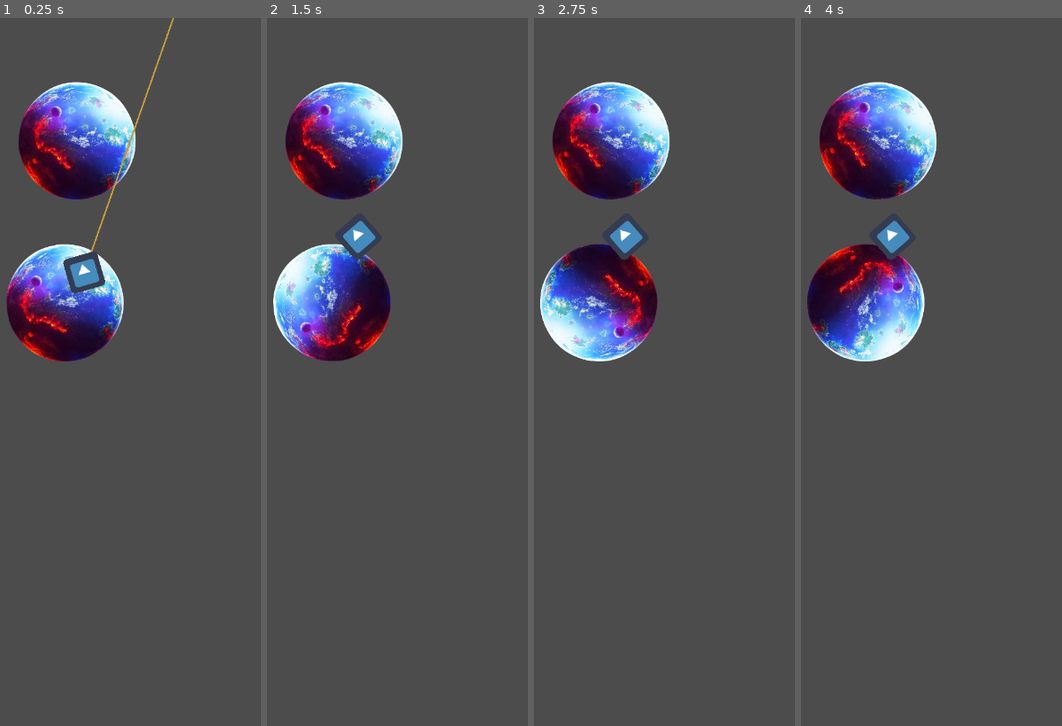
Above: before the commit, frames 1-4 (left to right).
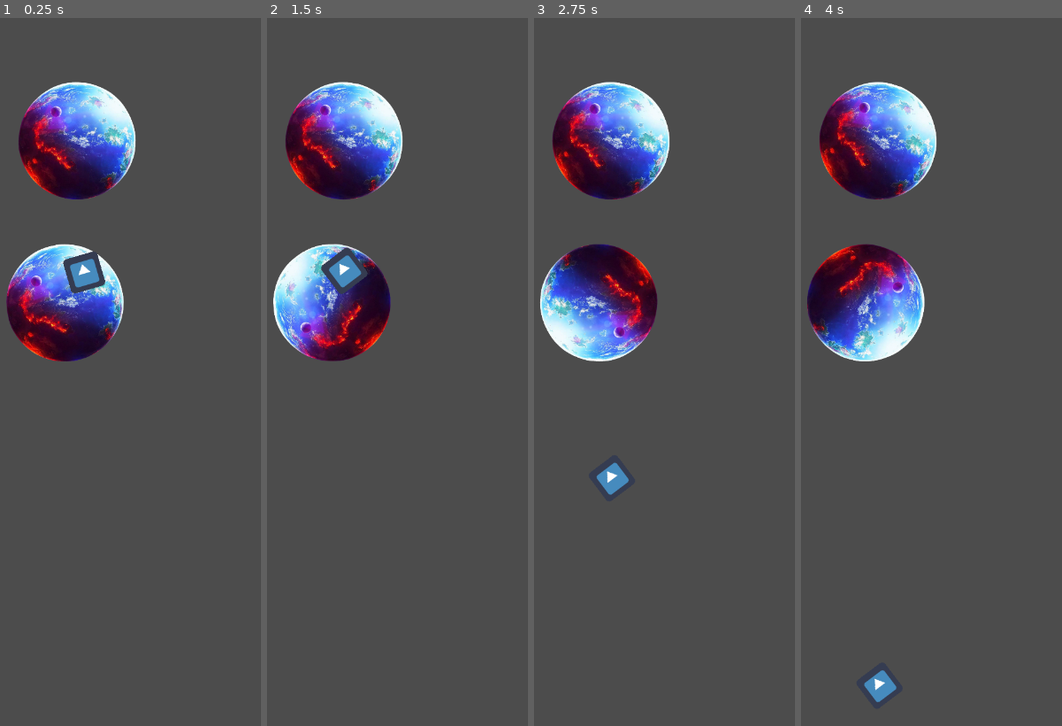
Above: after the commit, the same moments.

Repository: patryelt/RootOfEvil
Game: Godot game, scene res://scenes/Game.tscn
The game is run twice, just before and just after one commit, with the same random seed, the same clock (stepped at 60 frames per second) and the same inputs. The engine's default icon, where the game draws it, is replaced by a stand-in: a white triangle on a blue panel in a dark square.
Inputs:
- Up to frame 1 (0.25 s): no input
- Up to frame 2 (1.5 s): tap Space (jump) at 0.6, 0.77, 1.07, 1.35 s
- Up to frame 3 (2.75 s): tap Space (jump) at 1.52, 1.82, 2.1 s
- Up to frame 4 (4 s): tap Space (jump) at 2.85, 3.02, 3.32, 3.6, 3.77 s

The runs differ from the first frame. In frame 1, 0.3% of the frame differs, in the area x 34-67%, y 0-34%; in frame 2, 1.0%, in the area x 20-42%, y 28-39%; in frame 3, 0.7%; in frame 4, 0.7%.
Error before the commit: Invalid get index 'direction' (on base: 'Nil'). (res://scenes/Player/Player.gd:15)

Commit message:
Simplify Player jump direction
Make it more fun later when loop is established

Diff:
--- a/scenes/Player/Player.gd
+++ b/scenes/Player/Player.gd
@@ -1,7 +1,6 @@
 extends Node2D
 
 var planet : Node2D
-onready var jump_ray = $JumpRay
 var _jump_direction = Vector2.ZERO
 var _jump_speed = 0
 
@@ -10,16 +9,10 @@
 	planet = get_parent()
 
 func _get_jump_direction():
-	var up_direction = self.position.normalized()
-	var forward_direction = Vector2(up_direction.y, up_direction.x)
-	if planet.direction == 1:
-		forward_direction.x = -forward_direction.x
-	else:
-		forward_direction.y = -forward_direction.y
-	return up_direction.linear_interpolate(forward_direction, planet.rotation_speed)
+	var up_direction = (global_position - planet.global_position).normalized()
+	return up_direction
 
 func _jump():
-	# TODO: Fix _jump_direction!
 	_jump_direction = _get_jump_direction()
 	_jump_speed = 300 + planet.rotation_speed * 1000
 	planet = null
@@ -30,16 +23,10 @@
 	game_node.add_child(self)
 	global_position = player_global_position
 	global_rotation = player_global_rotation
-	jump_ray.set_point_position(1, Vector2.ZERO)
 
-func _show_jump_ray():
-	var jump_direction = _get_jump_direction()
-	jump_ray.set_point_position(1, jump_direction * 1000)
 
 func _process(delta):
 	if planet == null:
 		position += _jump_direction * delta * _jump_speed
-	else:
-		_show_jump_ray()
-	if Input.is_action_just_pressed("jump"):
+	if Input.is_action_just_pressed("jump") and planet:
 		_jump()
--- a/scenes/Player/Player.tscn
+++ b/scenes/Player/Player.tscn
@@ -8,11 +8,6 @@
 [node name="Player" type="Node2D"]
 script = ExtResource( 2 )
 
-[node name="JumpRay" type="Line2D" parent="."]
-points = PoolVector2Array( 0, 0, 0, 100 )
-width = 3.0
-default_color = Color( 0.772549, 0.615686, 0.247059, 1 )
-
 [node name="Area2D" type="Area2D" parent="."]
 
 [node name="CollisionShape2D" type="CollisionShape2D" parent="Area2D"]
